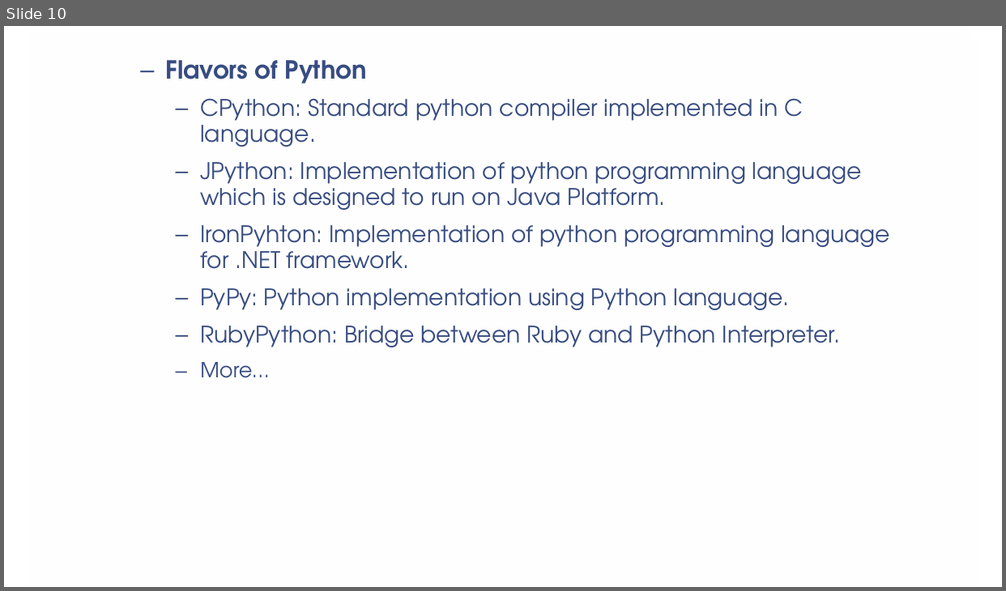
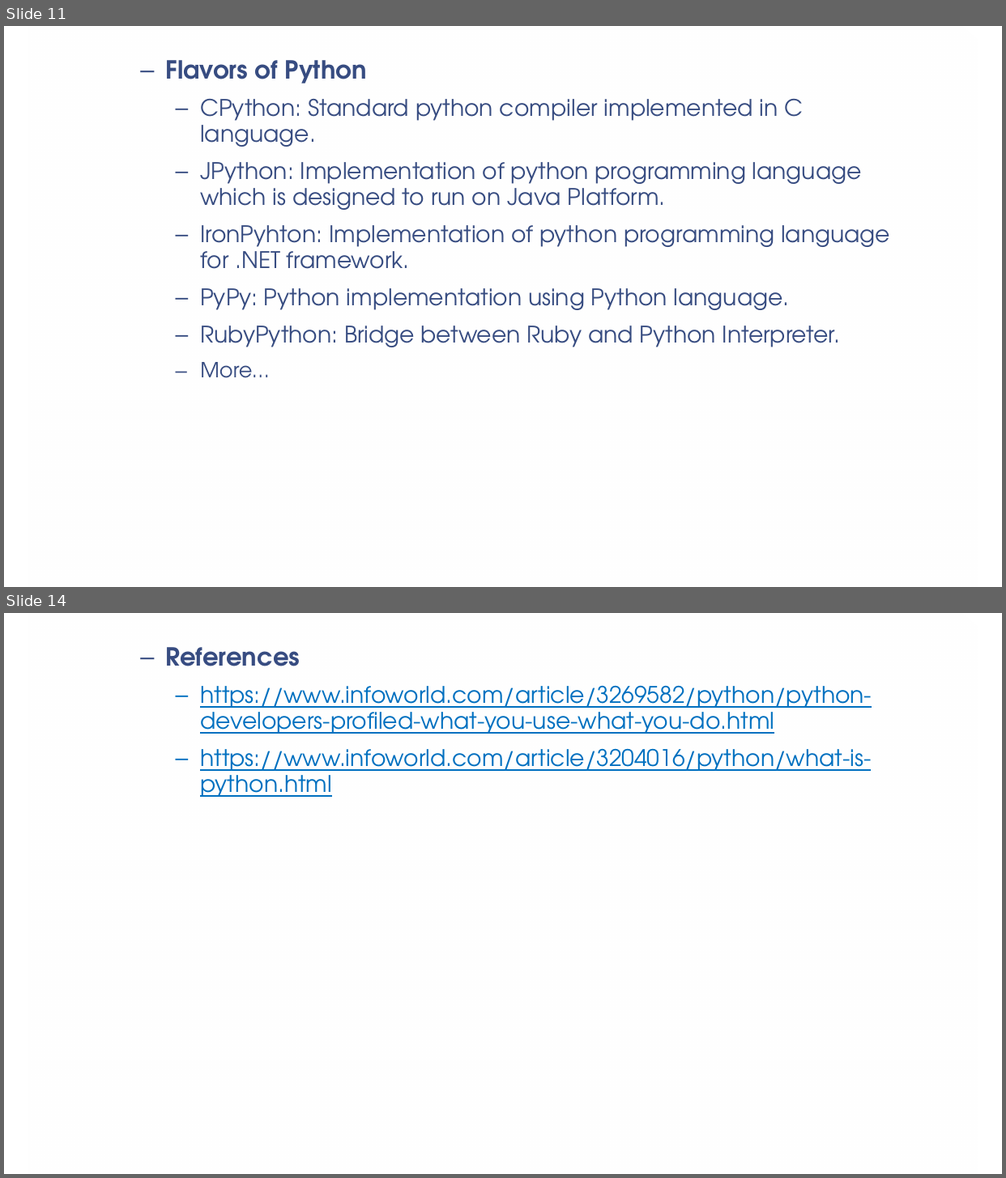
Before and after one commit to vaishnavi-consultants/Computer-Science, a slide deck: Python/Session1/PPT/Python_Fundamentals(Introduction_to_Python).pptx. Shown one above the other, each under a label of ours: slide 10 before the commit, slides 11 and 14 after it; the slides between them are not shown. The pictures are 1006x591 and 1006x1178 pixels, drawn with LibreOffice and Linux fonts; fonts in the diff are those of the drawing; background and template pictures are left out. Boxes give left, top, right and bottom in pixels: in the first picture for what was removed or moved away, otherwise in the second. Text is boxed around its words. In the diff, an @@ line names an element or a change of style, - is before the commit and + after.

```diff
--- a/Python/Session1/PPT/Python_Fundamentals(Introduction_to_Python).pptx
+++ b/Python/Session1/PPT/Python_Fundamentals(Introduction_to_Python).pptx
@@ slide 14 added at bbox=[4, 613, 1002, 1174], background picture (left out); not listed: 1 template element that a slide beside it also shows @@
@@ text added at bbox=[165, 647, 872, 797], 22 pt, text #0070C0, underline @@
+  – References
+    – https://www.infoworld.com/article/3269582/python/python-developers-profiled-what-you-use-what-you-do.html
+    – https://www.infoworld.com/article/3204016/python/what-is-python.html
@@ what was slide 10 is now slide 11 @@
```
Also in this commit, not shown: 1 slide changed, 2 other slides added.
